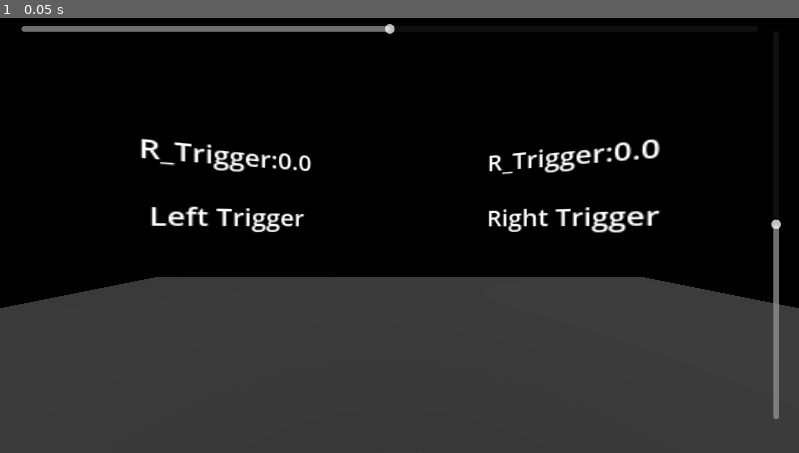
Above: before the commit, frame 1.
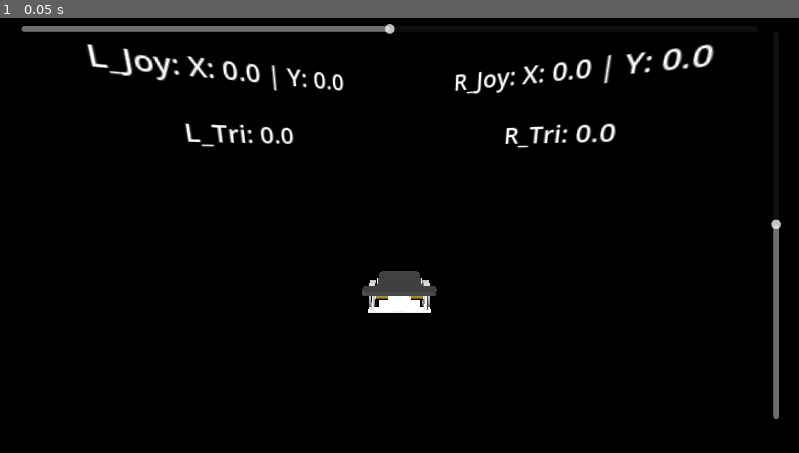
Above: after the commit, the same moment.

Repository: CStourme/ks4036_demo_voiture
Game: Godot game, scene res://_/scenes/demo_voiture.tscn
The game is run twice, just before and just after one commit, with the same random seed, the same clock (stepped at 60 frames per second) and the same inputs.
Inputs:
- Up to frame 1 (0.05 s): no input

The runs differ from the first frame. In frame 1, 42% of the frame differs, in the area x 0-100%, y 5-100%.

Commit message:
[DEV] multiple input controller : it works

Diff:
--- a/_/assets/3d/black.tres
+++ /dev/null
@@ -1,4 +0,0 @@
-[gd_resource type="StandardMaterial3D" format=3 uid="uid://cjwprcb6pbcjj"]
-
-[resource]
-albedo_color = Color(0.12091499, 0.120915, 0.12091499, 1)
--- /dev/null
+++ b/_/assets/mini_motor/mat_mini_motor_body.tres
@@ -0,0 +1,7 @@
+[gd_resource type="StandardMaterial3D" format=3 uid="uid://genfpuvkr1av"]
+
+[ext_resource type="Texture2D" uid="uid://u6ujixgwwqp3" path="res://addons/2026_04_11_gdp_learn_with_sensors/feature/mini_motor/3d/mini_motor_gear_uv_color.png" id="1_hd7nb"]
+
+[resource]
+albedo_color = Color(1, 0.93333334, 0.23137255, 1)
+albedo_texture = ExtResource("1_hd7nb")
--- /dev/null
+++ b/_/assets/mini_motor/mat_mini_motor_body_hide.tres
@@ -0,0 +1,6 @@
+[gd_resource type="StandardMaterial3D" format=3 uid="uid://b5wi24qrh22s0"]
+
+[ext_resource type="Texture2D" uid="uid://u6ujixgwwqp3" path="res://addons/2026_04_11_gdp_learn_with_sensors/feature/mini_motor/3d/mini_motor_gear_uv_color.png" id="1_m5xxe"]
+
+[resource]
+albedo_texture = ExtResource("1_m5xxe")
--- a/_/scenes/demo_voiture.tscn
+++ b/_/scenes/demo_voiture.tscn
@@ -1,15 +1,24 @@
 [gd_scene format=3 uid="uid://bo0clux7sp3s5"]
 
-[ext_resource type="Material" uid="uid://cn4in8seqgn5l" path="res://_/assets/3d/body/mat_ks_4036_body.tres" id="1_dcf8o"]
 [ext_resource type="Script" uid="uid://bms4j2i3uvq7e" path="res://_/scripts/ks4036_movement.gd" id="1_p1qul"]
-[ext_resource type="ArrayMesh" uid="uid://dfwvieaagj7g0" path="res://_/assets/3d/body/ks_4036_body.obj" id="2_bsm25"]
 [ext_resource type="Script" uid="uid://dlnyt6suspkrg" path="res://_/scripts/input_ks4036_relay.gd" id="2_mpekd"]
 [ext_resource type="Script" uid="uid://c5dwxeb6ft00q" path="res://_/scripts/setup_xr.gd" id="3_mnfru"]
-[ext_resource type="Material" uid="uid://d0uhahsnc7kwl" path="res://_/assets/3d/wheel/mat_ks_4036_wheel_black.tres" id="3_neg4v"]
-[ext_resource type="ArrayMesh" uid="uid://dyxmwr46idk40" path="res://_/assets/3d/wheel/ks_4036_wheel.obj" id="4_01bxa"]
 [ext_resource type="Script" uid="uid://b0ndx8c77ubwc" path="res://_/scripts/input_xr_relay.gd" id="4_xqpse"]
-[ext_resource type="Material" uid="uid://cjwprcb6pbcjj" path="res://_/assets/3d/black.tres" id="5_1o57j"]
+[ext_resource type="ArrayMesh" uid="uid://dfwvieaagj7g0" path="res://_/assets/ks_4036/3d/body/ks_4036_body.obj" id="8_kilk5"]
 [ext_resource type="Script" uid="uid://bywit7ow2tpwy" path="res://_/scripts/two_triggers_to_car.gd" id="9_bsm25"]
+[ext_resource type="Material" uid="uid://b8dso1a17k6o5" path="res://_/assets/ks_4036/3d/top/mat_ks_4036_platform.tres" id="9_hhfow"]
+[ext_resource type="ArrayMesh" uid="uid://dcp3drqm6juuu" path="res://_/assets/ks_4036/3d/top/ks_4036_top_platform.obj" id="10_6loy1"]
+[ext_resource type="ArrayMesh" uid="uid://cle2gnxktb1fd" path="res://_/assets/ks_4036/3d/led/ks4036_front_led.obj" id="11_3a6t2"]
+[ext_resource type="Script" uid="uid://53upy0lvlaa0" path="res://_/scenes/wheel_rotation.gd" id="12_pueyk"]
+[ext_resource type="ArrayMesh" uid="uid://dyxmwr46idk40" path="res://_/assets/ks_4036/3d/wheel/ks_4036_wheel.obj" id="14_gkdii"]
+[ext_resource type="ArrayMesh" uid="uid://cgdvht26n4oxp" path="res://_/assets/mini_motor/mini_motor_gear.obj" id="15_qbc84"]
+[ext_resource type="Material" uid="uid://genfpuvkr1av" path="res://_/assets/mini_motor/mat_mini_motor_body.tres" id="16_sbysa"]
+
+[sub_resource type="BoxMesh" id="BoxMesh_dnmfj"]
+
+[sub_resource type="StandardMaterial3D" id="StandardMaterial3D_cnq7a"]
+transparency = 1
+albedo_color = Color(0, 0.8, 0.03999996, 0.16470589)
 
 [sub_resource type="BoxMesh" id="BoxMesh_3eisr"]
 
@@ -26,31 +35,75 @@
 
 [node name="ks4036" type="CharacterBody3D" parent="." unique_id=1209282784]
 
-[node name="meshs" type="Node" parent="ks4036" unique_id=1369087757]
-
-[node name="dimension_66x94x50" type="MeshInstance3D" parent="ks4036/meshs" unique_id=1843871938]
+[node name="ks4036Mesh" type="Node3D" parent="ks4036" unique_id=1701247262]
+
+[node name="size" type="Node3D" parent="ks4036/ks4036Mesh" unique_id=1693914304]
+
+[node name="MeshInstance3D" type="MeshInstance3D" parent="ks4036/ks4036Mesh/size" unique_id=1730198292]
+transform = Transform3D(0.1, 0, 0, 0, 0.1, 0, 0, 0, 0.1, 0, 0, 0)
+visible = false
+mesh = SubResource("BoxMesh_dnmfj")
+surface_material_override/0 = SubResource("StandardMaterial3D_cnq7a")
+
+[node name="dimension_66x94x50" type="MeshInstance3D" parent="ks4036/ks4036Mesh/size" unique_id=1843871938]
 transform = Transform3D(0.066, 0, 0, 0, 0.05, 0, 0, 0, 0.094, 0, 0, 0)
 visible = false
 mesh = SubResource("BoxMesh_3eisr")
 
-[node name="body" type="MeshInstance3D" parent="ks4036/meshs" unique_id=516172396]
-transform = Transform3D(1, 0, 0, 0, 1, 0, 0, 0, 1, 0, 0.016, 0.02)
-material_override = ExtResource("1_dcf8o")
-mesh = ExtResource("2_bsm25")
-
-[node name="L_wheel" type="MeshInstance3D" parent="ks4036/meshs" unique_id=1119569084]
-transform = Transform3D(1, 0, 0, 0, 1, 0, 0, 0, 1, -0.026, 0.016, 0.02)
-material_override = ExtResource("3_neg4v")
-mesh = ExtResource("4_01bxa")
-
-[node name="R_wheel" type="MeshInstance3D" parent="ks4036/meshs" unique_id=1069683868]
-transform = Transform3D(1, 0, 0, 0, 1, 0, 0, 0, 1, 0.026, 0.016, 0.02)
-material_override = ExtResource("3_neg4v")
-mesh = ExtResource("4_01bxa")
-
-[node name="CollisionShape3D" type="CollisionShape3D" parent="ks4036/meshs" unique_id=1875974355]
+[node name="body" type="MeshInstance3D" parent="ks4036/ks4036Mesh/size" unique_id=516172396]
+transform = Transform3D(1, 0, 0, 0, 1, 0, 0, 0, 1, 0, -0.013480823, 0.017637074)
+mesh = ExtResource("8_kilk5")
+
+[node name="top" type="MeshInstance3D" parent="ks4036/ks4036Mesh/size" unique_id=56702110]
+transform = Transform3D(1, 0, 0, 0, 1, 0, 0, 0, 1, 0, 0.011507778, 0.017637074)
+material_override = ExtResource("9_hhfow")
+mesh = ExtResource("10_6loy1")
+
+[node name="L_led" type="MeshInstance3D" parent="ks4036/ks4036Mesh/size" unique_id=71392053]
+transform = Transform3D(1, 0, 0, 0, 1, 0, 0, 0, 1, -0.016, -0.007961771, -0.030284777)
+material_override = ExtResource("9_hhfow")
+mesh = ExtResource("11_3a6t2")
+
+[node name="R_led" type="MeshInstance3D" parent="ks4036/ks4036Mesh/size" unique_id=238204952]
+transform = Transform3D(1, 0, 0, 0, 1, 0, 0, 0, 1, 0.016, -0.007961771, -0.030284777)
+material_override = ExtResource("9_hhfow")
+mesh = ExtResource("11_3a6t2")
+
+[node name="CollisionShape3D" type="CollisionShape3D" parent="ks4036/ks4036Mesh/size" unique_id=1875974355]
 transform = Transform3D(1, 0, 0, 0, 1, 0, 0, 0, 1, 0.00048065186, 0.0011711121, 0.00045013428)
 shape = SubResource("BoxShape3D_p1qul")
+
+[node name="anchorWheelLeft" type="Node3D" parent="ks4036/ks4036Mesh/size" unique_id=49127480 node_paths=PackedStringArray("pivot")]
+transform = Transform3D(1, 0, 0, 0, 1, 0, 0, 0, 1, -0.03, -0.008488811, 0.017574564)
+script = ExtResource("12_pueyk")
+pivot = NodePath("L_pivot")
+invert_rotation = true
+
+[node name="L_pivot" type="Node3D" parent="ks4036/ks4036Mesh/size/anchorWheelLeft" unique_id=13906924]
+
+[node name="L_wheel" type="MeshInstance3D" parent="ks4036/ks4036Mesh/size/anchorWheelLeft/L_pivot" unique_id=1119569084]
+mesh = ExtResource("14_gkdii")
+
+[node name="L_motor" type="MeshInstance3D" parent="ks4036/ks4036Mesh/size/anchorWheelLeft" unique_id=1024013380]
+transform = Transform3D(-4.371139e-08, 0, 1, 0, 1, 0, -1, 0, -4.371139e-08, 0.0033, 0, -3.7799997e-05)
+mesh = ExtResource("15_qbc84")
+surface_material_override/0 = ExtResource("16_sbysa")
+
+[node name="anchorWheelRight" type="Node3D" parent="ks4036/ks4036Mesh/size" unique_id=1038882717 node_paths=PackedStringArray("pivot")]
+transform = Transform3D(1, 0, 0, 0, 1, 0, 0, 0, 1, 0.03, -0.008488811, 0.017574564)
+script = ExtResource("12_pueyk")
+pivot = NodePath("R_pivot")
+invert_rotation = true
+
+[node name="R_pivot" type="Node3D" parent="ks4036/ks4036Mesh/size/anchorWheelRight" unique_id=642151951]
+
+[node name="R_wheel" type="MeshInstance3D" parent="ks4036/ks4036Mesh/size/anchorWheelRight/R_pivot" unique_id=684726878]
+mesh = ExtResource("14_gkdii")
+
+[node name="L_motor2" type="MeshInstance3D" parent="ks4036/ks4036Mesh/size/anchorWheelRight" unique_id=1199666621]
+transform = Transform3D(-4.371139e-08, 0, -1, 0, 1, 0, 1, 0, -4.371139e-08, -0.0033, 0, 0)
+mesh = ExtResource("15_qbc84")
+surface_material_override/0 = ExtResource("16_sbysa")
 
 [node name="code" type="Node" parent="ks4036" unique_id=770528519]
 
@@ -110,7 +163,7 @@
 step = 0.1
 
 [node name="XROrigin3D" type="XROrigin3D" parent="." unique_id=960658193]
-transform = Transform3D(1, 0, 0, 0, 1, 0, 0, 0, 1, 0, 0.2, 0.2)
+transform = Transform3D(1, 0, 0, 0, 0.9729748, 0.23091148, 0, -0.23091148, 0.9729748, 0, 0.14147359, 0.32384303)
 
 [node name="XRCamera3D" type="XRCamera3D" parent="XROrigin3D" unique_id=781743687]
 
@@ -165,12 +218,14 @@
 light_energy = 0.25
 
 [node name="Ground" type="MeshInstance3D" parent="ENV" unique_id=1533872319]
+visible = false
 mesh = SubResource("PlaneMesh_mnfru")
-surface_material_override/0 = ExtResource("5_1o57j")
-
-[connection signal="left_hand_joystick_update" from="ks4036/code/InputXRRelay" to="ks4036/code/movement" method="set_joystick_with_vector2"]
+
+[connection signal="wheel_rotation_in_percent_left" from="ks4036/code/movement" to="ks4036/ks4036Mesh/size/anchorWheelLeft" method="set_rotation_percent"]
+[connection signal="wheel_rotation_in_percent_right" from="ks4036/code/movement" to="ks4036/ks4036Mesh/size/anchorWheelRight" method="set_rotation_percent"]
+[connection signal="left_hand_joystick_update" from="ks4036/code/InputXRRelay" to="ks4036/code/two_triggers_to_car" method="set_joystick_left"]
 [connection signal="left_hand_trigger_update" from="ks4036/code/InputXRRelay" to="ks4036/code/two_triggers_to_car" method="set_trigger_left"]
-[connection signal="right_hand_joystick_update" from="ks4036/code/InputXRRelay" to="ks4036/code/movement" method="set_joystick_with_vector2"]
+[connection signal="right_hand_joystick_update" from="ks4036/code/InputXRRelay" to="ks4036/code/two_triggers_to_car" method="set_joystick_right"]
 [connection signal="right_hand_trigger_update" from="ks4036/code/InputXRRelay" to="ks4036/code/two_triggers_to_car" method="set_trigger_right"]
 [connection signal="value_changed" from="CanvasLayer/VSlider" to="ks4036/code/movement" method="set_joystick_forward"]
 [connection signal="value_changed" from="CanvasLayer/HSlider" to="ks4036/code/movement" method="set_joystick_rotate"]
--- /dev/null
+++ b/_/scenes/wheel_rotation.gd
@@ -0,0 +1,14 @@
+extends Node3D
+
+@export var pivot: Node3D
+@export var speed_rotation_max: float = 720
+@export var invert_rotation: bool
+@export_group("debug")
+@export var actual_rotation: float
+
+func set_rotation_percent(percent: float):
+	actual_rotation = speed_rotation_max * percent
+
+func _process(delta: float) -> void:
+	var multiple: float = -1 if invert_rotation else 1
+	pivot.rotate_x(deg_to_rad(actual_rotation * delta * multiple))
--- a/_/scripts/input_xr_relay.gd
+++ b/_/scripts/input_xr_relay.gd
@@ -7,6 +7,7 @@
 
 @export var left_hand: XRController3D
 @export var right_hand: XRController3D
+
 @export var left_joystick_label_debug: Label3D
 @export var right_joystick_label_debug: Label3D
 @export var left_trigger_label_debug: Label3D
@@ -14,66 +15,52 @@
 
 var previous_right_joystick_state: Vector2
 var previous_left_joystick_state: Vector2
-var previous_right_trigger_state: float
-var previous_left_trigger_state: float
 
 func _process(delta: float) -> void:
+	# --- GESTION DES JOYSTICKS ---
 	var R_joystick: Vector2 = get_right_joystick_2d_value()
 	if previous_right_joystick_state != R_joystick:
 		previous_right_joystick_state = R_joystick
 		right_hand_joystick_update.emit(R_joystick)
-	if right_joystick_label_debug != null :
-		right_joystick_label_debug.text = "R_joystick:" + str(R_joystick)
+	if right_joystick_label_debug != null:
+		right_joystick_label_debug.text = "R_Joy: X: %0.1f | Y: %0.1f" % [R_joystick.x, R_joystick.y]
 
 	var L_joystick: Vector2 = get_left_joystick_2d_value()
 	if previous_left_joystick_state != L_joystick:
 		previous_left_joystick_state = L_joystick
 		left_hand_joystick_update.emit(L_joystick)
-	if left_joystick_label_debug != null :
-		left_joystick_label_debug.text = "L_joystick:" + str(L_joystick)
+	if left_joystick_label_debug != null:
+		left_joystick_label_debug.text = "L_Joy: X: %0.1f | Y: %0.1f" % [L_joystick.x, L_joystick.y]
 
+	# --- GESTION DES GÂCHETTES ---
 	var R_Trigger: float = get_right_trigger_value()
 	right_hand_trigger_update.emit(R_Trigger)
-	if right_joystick_label_debug != null :
-		right_joystick_label_debug.text = "R_Trigger:" + str(R_Trigger)
-
+	if right_trigger_label_debug != null:
+		right_trigger_label_debug.text = "R_Tri: %0.1f" % R_Trigger
 	var L_Trigger: float = get_left_trigger_value()
 	left_hand_trigger_update.emit(L_Trigger)
-	if left_joystick_label_debug != null :
-		left_joystick_label_debug.text = "R_Trigger:" + str(L_Trigger)
+	if left_trigger_label_debug != null:
+		left_trigger_label_debug.text = "L_Tri: %0.1f" % L_Trigger
 
-	# --- Listen to the JOYSTICKS ---
-	# RIGHT
+# --- FONCTIONS DE LECTURE (Inchangées) ---
 func get_right_joystick_2d_value() -> Vector2:
-	if not right_hand:
-		return Vector2.ZERO
-
+	if not right_hand: return Vector2.ZERO
 	for name in ["primary", "thumbstick", "joystick", "secondary"]:
 		var value = right_hand.get_vector2(name)
-		if value.length() > 0.01:   # small deadzone
-			return value
+		if value.length() > 0.01: return value
 	return Vector2.ZERO
 
-	# LEFT
 func get_left_joystick_2d_value() -> Vector2:
-	if not left_hand:
-		return Vector2.ZERO
-
+	if not left_hand: return Vector2.ZERO
 	for name in ["primary", "thumbstick", "joystick", "secondary"]:
 		var value = left_hand.get_vector2(name)
-		if value.length() > 0.01:
-			return value
+		if value.length() > 0.01: return value
 	return Vector2.ZERO
 
-	# --- Listen to TRIGGERS ---
-	# LEFT
 func get_left_trigger_value() -> float:
-	if not left_hand:
-		return 0.0
+	if not left_hand: return 0.0
 	return left_hand.get_float("trigger")
 
-	# RIGHT
 func get_right_trigger_value() -> float:
-	if not right_hand:
-		return 0.0
+	if not right_hand: return 0.0
 	return right_hand.get_float("trigger")
--- a/_/scripts/ks4036_movement.gd
+++ b/_/scripts/ks4036_movement.gd
@@ -1,31 +1,71 @@
 class_name KS4036Movement
-
 extends Node
 
+# Note à moi-même : Ces deux signaux sont mes "câbles de transmission".
+# Ils vont envoyer la vitesse finale calculée pour chaque roue directement au script "wheel_rotation.gd".
+signal wheel_rotation_in_percent_left(percent: float)
+signal wheel_rotation_in_percent_right(percent: float)
+
+# Note à moi-même : Mes variables de configuration (réglables dans l'inspecteur)
 @export var car_movement: CharacterBody3D
-@export var speed_forward_ms: float = 0.3
+@export var speed_forward_ms: float = 0.5
 @export_range(-1,1,0.1) var joystick_intensity: float = 0
 @export var speed_rotate_degree: float = 90
 @export_range(-1,1,0.1) var joystick_rotation_intensity: float = 0
 
 func _ready() -> void:
+	# Note à moi-même : Une sécurité au lancement du jeu. Si j'ai oublié de glisser le corps
+	# 3D de ma voiture dans la case "car_movement", Godot va m'alerter dans la console.
 	if car_movement == null:
 		push_warning("Character not found!")
 
+# Note à moi-même : Cette fonction reçoit la puissance du mouvement (gâchettes ou joystick Y)
 func set_joystick_forward(percent: float):
 	joystick_intensity = percent
 
+# Note à moi-même : Cette fonction reçoit la puissance du virage (gâchettes ou joystick X)
 func set_joystick_rotate(percent: float):
 	joystick_rotation_intensity = percent
 
+# Note à moi-même : Une fonction bonus si jamais je veux lui envoyer un Vector2 complet d'un coup
 func set_joystick_with_vector2(joystick: Vector2):
 	joystick_rotation_intensity = joystick.x
 	joystick_intensity = joystick.y
 
 func _process(delta: float) -> void:
+	# --- 1. DÉPLACEMENT ET ROTATION DE LA VOITURE ---
+	# Note à moi-même : Je récupère la position actuelle de ma voiture en 3D
 	var position: Vector3 = car_movement.position
+
+	# Je regarde vers où pointe l'avant de ma voiture (-basis.z) et j'annule la hauteur (y = 0) pour ne pas s'envoler
 	var direction_forward: Vector3 = -car_movement.basis.z
 	direction_forward.y = 0
+
+	# Je calcule la nouvelle position (Position + Direction * VitesseMax * ForceDonnée * TempsÉcoulé)
 	position = position + direction_forward * speed_forward_ms * joystick_intensity * delta
 	car_movement.position = position
+
+	# Je fais tourner la voiture sur elle-même (l'axe Y) par rapport à l'intensité de rotation demandée
 	car_movement.rotate_y(deg_to_rad(speed_rotate_degree) * delta * -joystick_rotation_intensity)
+
+	# --- 2. CALCUL DE LA VITESSE DE CHAQUE ROUE ---
+	# COMMENT ÇA MARCHE ? (Note à moi-même pour ne plus me faire piéger) :
+	# Pour la roue GAUCHE, j'ajoute la rotation. Pour la roue DROITE, je la soustrais.
+	#
+	# POURQUOI LE * 0.5 ?
+	# Mon script intermédiaire m'envoie une valeur de rotation deux fois plus forte que le mouvement
+	# quand je n'appuie que sur un seul trigger (ex: Mouvement = 0.5, Rotation = 1.0).
+	# En multipliant la rotation par 0.5, j'équilibre parfaitement les deux forces !
+	#
+	# Exemple concret : J'appuie UNIQUEMENT sur le Trigger Gauche à fond.
+	# Mon script de pilotage calculera : joystick_intensity = 0.5  et  joystick_rotation_intensity = 1.0
+	# - Roue Gauche : 0.5 + (1.0 * 0.5) = 1.0  -> Elle tourne à fond en avant. Perfect !
+	# - Roue Droite : 0.5 - (1.0 * 0.5) = 0.0  -> Elle reste pile à l'arrêt, comme un vrai char !
+	var vitesse_roue_gauche: float = joystick_intensity + (joystick_rotation_intensity * 0.5)
+	var vitesse_roue_droite: float = joystick_intensity - (joystick_rotation_intensity * 0.5)
+
+	# --- 3. ENVOI DES VALEURS AUX ROUES ---
+	# Note à moi-même : J'envoie mes pourcentages enfin équilibrés à mes roues 3D.
+	# Si la valeur calculée est négative, le script "wheel_rotation.gd" fera tourner la roue en arrière automatiquement.
+	wheel_rotation_in_percent_left.emit(vitesse_roue_gauche)
+	wheel_rotation_in_percent_right.emit(vitesse_roue_droite)
--- a/_/scripts/two_triggers_to_car.gd
+++ b/_/scripts/two_triggers_to_car.gd
@@ -1,36 +1,75 @@
 extends Node
 
 @export var car: KS4036Movement
-@export var l_trigger: float
-@export var r_trigger: float
 
+# Note à moi-même : Je crée mes boîtes pour stocker la position des gâchettes
+var l_trigger: float = 0.0
+var r_trigger: float = 0.0
+
+# Note à moi-même : Je crée mes boîtes pour stocker la position des joysticks
+var l_joystick: Vector2 = Vector2.ZERO
+var r_joystick: Vector2 = Vector2.ZERO
+
+# --- FONCTIONS DE RÉCEPTION (Mes signaux VR viennent brancher les valeurs ici) ---
 func set_trigger_left(percent: float):
 	l_trigger = percent
 
 func set_trigger_right(percent: float):
 	r_trigger = percent
 
+func set_joystick_left(vector: Vector2):
+	l_joystick = vector
+
+func set_joystick_right(vector: Vector2):
+	r_joystick = vector
+
+
+# --- LE COEUR DU PILOTAGE ---
 func _process(delta: float) -> void:
+	# Note à moi-même : Sécurité importante ! Si j'ai oublié de relier la voiture dans l'inspecteur,
+	# j'arrête tout de suite pour éviter que le jeu ne plante (Crash).
 	if car == null:
 		return
 
-	# 1 - j'appuies UNIQUEMENT sur la gâchette gauche, la voiture avance un peu et tourne à DROITE
-	if l_trigger > 0.1 and r_trigger <= 0.1:
-		car.set_joystick_forward(l_trigger * 0.5) # Avance à mi-vitesse
-		car.set_joystick_rotate(l_trigger)        # Tourne à droite
+	# Je prépare mes variables "résultat" à 0. Elles changeront selon mon mode de pilotage.
+	var mouvement_final: float = 0.0
+	var rotation_final: float = 0.0
 
-	# 2 - j'appuies UNIQUEMENT sur la gâchette droite, la voiture avance un peu et tourne à GAUCHE
-	elif r_trigger > 0.1 and l_trigger <= 0.1:
-		car.set_joystick_forward(r_trigger * 0.5) # Avance à mi-vitesse
-		car.set_joystick_rotate(-r_trigger)       # Tourne à gauche (valeur négative)
+	# Je regarde si mes doigts touchent aux gâchettes (avec une petite zone morte de 0.1)
+	var g_gachette_presse: bool = l_trigger > 0.1
+	var d_gachette_presse: bool = r_trigger > 0.1
 
-	# 3 - j'appuies sur les DEUX gâchettes en même temps, la voiture va TOUT DROIT
-	elif l_trigger > 0.1 and r_trigger > 0.1:
-		var moyenne: float = (l_trigger + r_trigger) / 2.0
-		car.set_joystick_forward(moyenne)          # Avance à pleine puissance
-		car.set_joystick_rotate(0.0)               # Ne tourne pas
+	# --- MODE 1 : LE MODE TANK PROPORTIONNEL (Prioritaire) ---
+	if g_gachette_presse or d_gachette_presse:
 
-	# 4 - je touches à rien, La voiture s'arrête.
+		# VITESSE :
+		# Je fais la moyenne des deux gâchettes.
+		# Exemple : Si j'écrase la gauche à fond (1.0) et la droite à moitié (0.6),
+		# le calcul fait : (1.0 + 0.6) / 2 = 0.8. La voiture avance à 80% de sa vitesse !
+		mouvement_final = (l_trigger + r_trigger) / 2.0
+
+		# ROTATION :
+		# Je soustrais la gâchette droite de la gâchette gauche.
+		# Reprenons l'exemple : Gauche (1.0) moins Droite (0.6) = 0.4.
+		# Le résultat est positif, donc la voiture va glisser doucement vers la droite tout en avançant !
+		# Si j'avais fait l'inverse, le résultat aurait été négatif (-0.4), faisant tourner la voiture à gauche.
+		# Si j'appuie à fond sur les deux (1.0 - 1.0 = 0), la voiture fonce tout droit sans tourner.
+		rotation_final = l_trigger - r_trigger
+
+	# --- MODE 2 : LE MODE CLASSIQUE (Si je lâche les gâchettes) ---
 	else:
-		car.set_joystick_forward(0.0)
-		car.set_joystick_rotate(0.0)
+		# Si je pousse le joystick gauche, il devient le maître à bord
+		if l_joystick.length() > 0.1:
+			mouvement_final = l_joystick.y  # L'axe Y (haut/bas) fait avancer/reculer
+			rotation_final = l_joystick.x   # L'axe X (gauche/droite) fait tourner
+
+		# Sinon, si je pousse le joystick droit, c'est lui qui pilote
+		elif r_joystick.length() > 0.1:
+			mouvement_final = r_joystick.y
+			rotation_final = r_joystick.x
+
+	# --- L'ENVOI UNIQUE ---
+	# Une fois que mes calculs au-dessus sont prêts, j'envoie la décision finale à ma voiture.
+	# Comme ça, pas de conflit entre les joysticks et les gâchettes, un seul ordre est donné !
+	car.set_joystick_forward(mouvement_final)
+	car.set_joystick_rotate(rotation_final)
Not shown, removed: _/assets/3d/body/ks_4036_body.obj.import
Not shown, removed: _/assets/3d/led/ks4036_front_led.obj.import
Not shown, removed: _/assets/3d/top/ks_4036_top_platform.obj.import
Not shown, removed: _/assets/3d/wheel/ks_4036_wheel.obj.import
Renamed: _/assets/2d/board.png -> _/assets/ks_4036/2d/board.png
Not shown, added: _/assets/ks_4036/2d/board.png.import
Renamed: _/assets/3d/body/ks4036_body.mtl -> _/assets/ks_4036/3d/body/ks4036_body.mtl
Renamed: _/assets/3d/body/ks4036_front_led.mtl -> _/assets/ks_4036/3d/body/ks4036_front_led.mtl
Renamed: _/assets/3d/body/ks4036_top_platform.mtl -> _/assets/ks_4036/3d/body/ks4036_top_platform.mtl
Renamed: _/assets/3d/body/ks_4036_body.obj -> _/assets/ks_4036/3d/body/ks_4036_body.obj
Not shown, added: _/assets/ks_4036/3d/body/ks_4036_body.obj.import
Renamed: _/assets/3d/body/ks_4036_body_uv.png -> _/assets/ks_4036/3d/body/ks_4036_body_uv.png
(and 41 more such lines)
